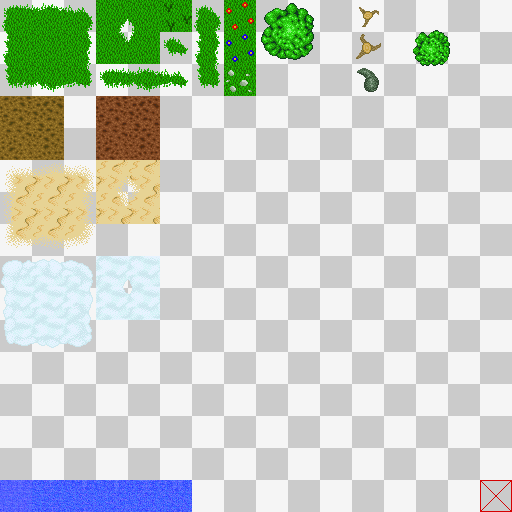
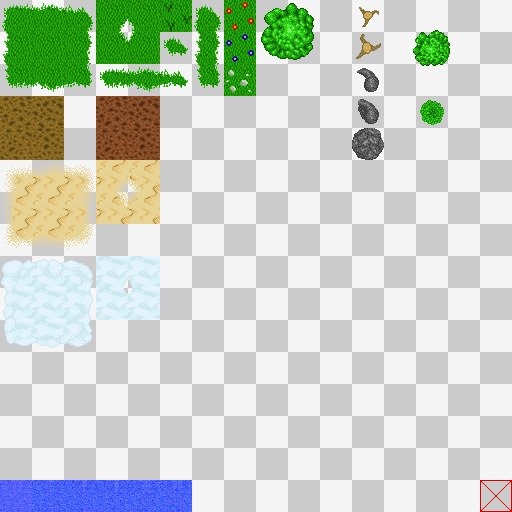
Layered file, before and after one edit (512x512). Changes by layer:
painted on "objects" over [261, 3, 450, 160]
